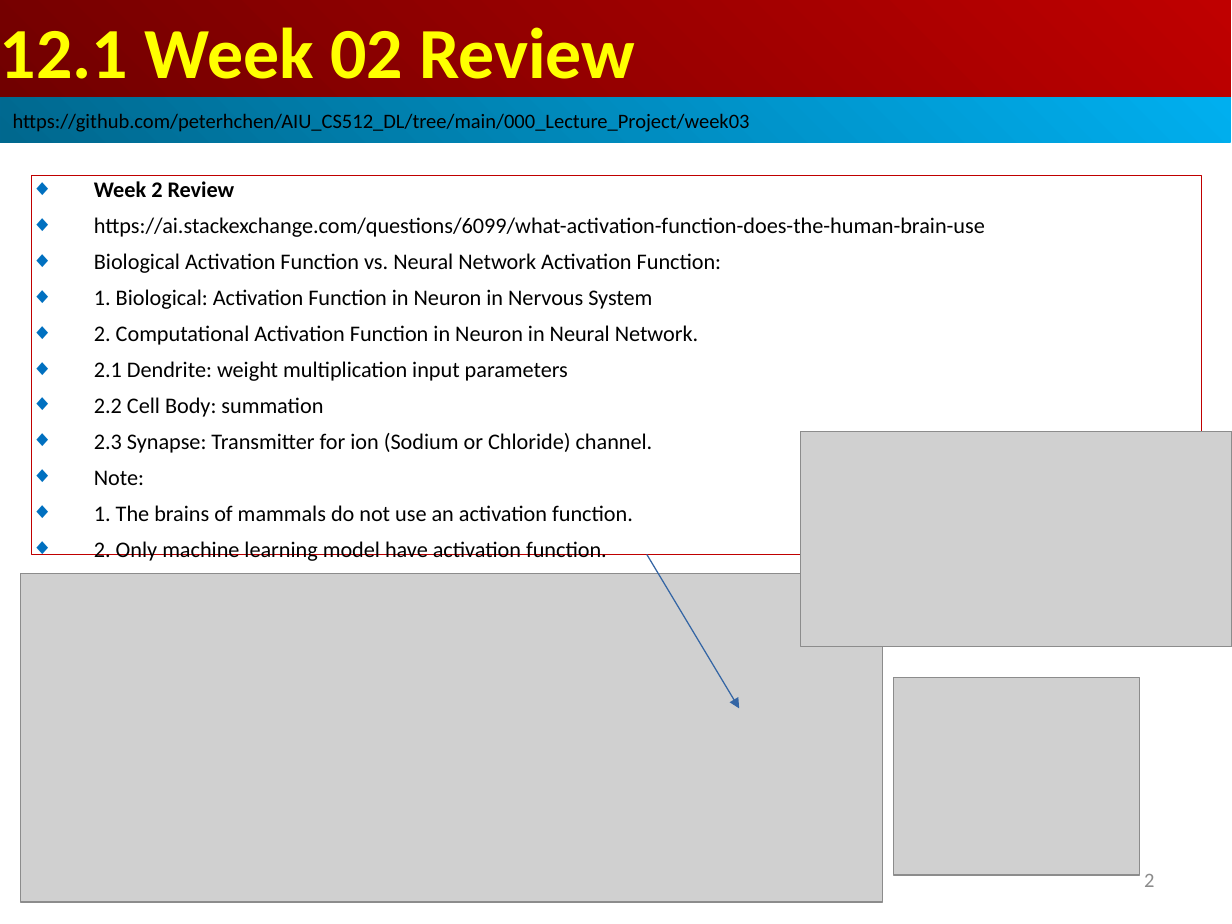
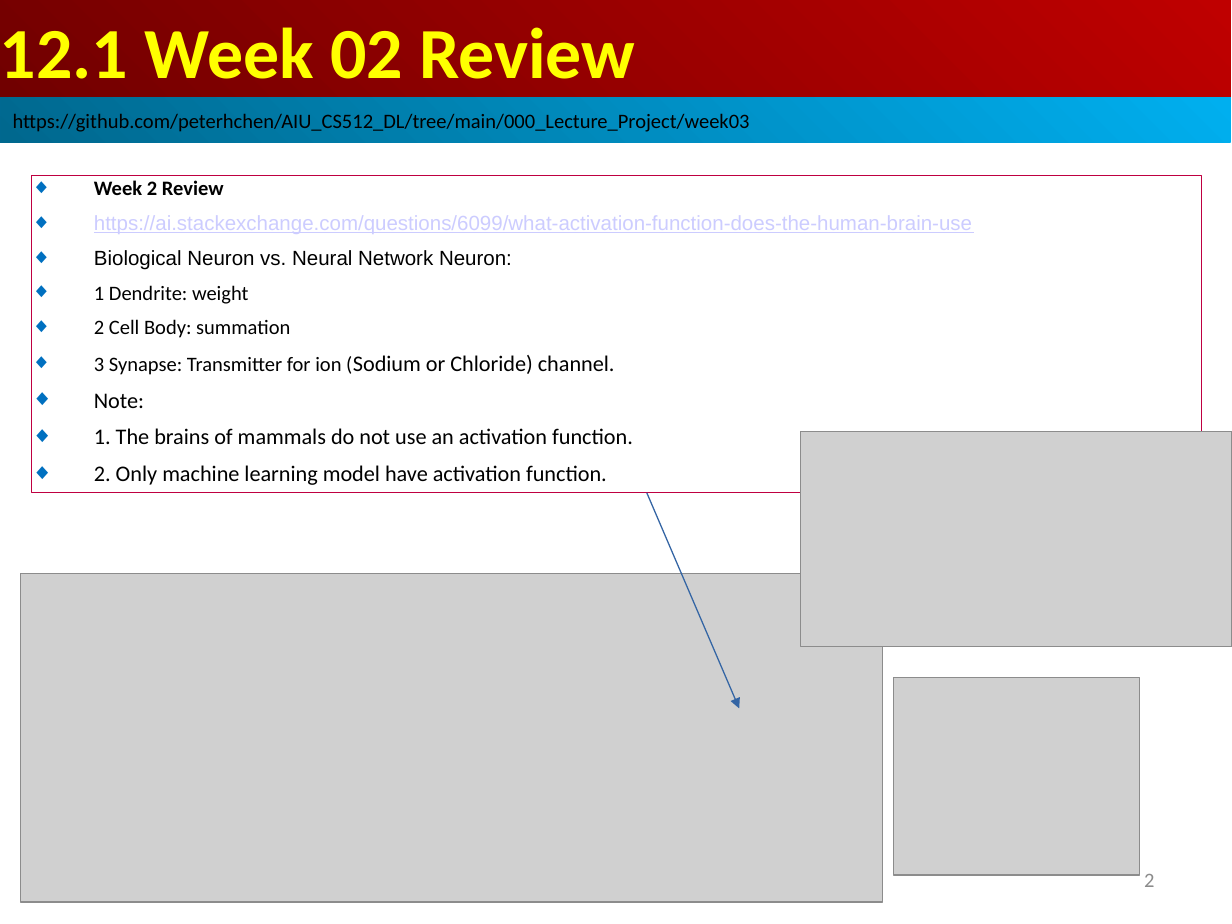
Before and after one commit to peterhchen/AIU_CS512_DL, a slide deck: slide 2 of 000_Lecture_Project/week03/01_Lecture/12_01_review.ppt. Drawn at 1232x924 pixels with LibreOffice and Linux fonts; fonts in the diff are those of the drawing; grey boxes stand for pictures. Boxes give left, top, right and bottom in pixels: in the first picture for what was removed or moved away, otherwise in the second. Text is boxed around its words. In the diff, an @@ line names an element or a change of style, - is before the commit and + after.

Commit message:
Reivew of neurons

```diff
--- a/000_Lecture_Project/week03/01_Lecture/12_01_review.ppt
+++ b/000_Lecture_Project/week03/01_Lecture/12_01_review.ppt
@@ rectangle "Week 2 Review": place and size @@
-rectangle "Week 2 Review" at bbox=[31, 175, 1201, 554]
+rectangle "Week 2 Review" at bbox=[31, 175, 1201, 493]
@@ rectangle "Week 2 Review" at bbox=[31, 175, 1201, 493]: outline #C00000 0.74 pt to #BF0041 0.74 pt @@
@@ text in rectangle at bbox=[94, 180, 972, 485]: size 13 to 12 pt in "Week 2 Review", "https://ai.stackexchange.com/questions/6099/what-activation- ..."; font Calibri to Arial, text colour #000000 to #CCCCFF, underline on in "https://ai.stackexchange.com/questions/6099/what-activation- ..." @@
@@ text in rectangle at bbox=[94, 250, 615, 375]: text changed; size 13 to 12 pt @@
-◆ Biological Activation Function vs. Neural Network Activation Function:
-◆ 1. Biological: Activation Function in Neuron in Nervous System
-◆ 2. Computational Activation Function in Neuron in Neural Network.
-◆ 2.1 Dendrite: weight multiplication input parameters
-◆ 2.2 Cell Body: summation
-◆ 2.3 Synapse: Transmitter for ion (Sodium or Chloride) channel.
+◆ Biological Neuron vs. Neural Network Neuron:
+◆ 1 Dendrite: weight
+◆ 2 Cell Body: summation
+◆ 3 Synapse: Transmitter for ion (Sodium or Chloride) channel.
@@ arrow moved from (647, 554) - (739, 708) to (647, 493) - (739, 708) @@
```
